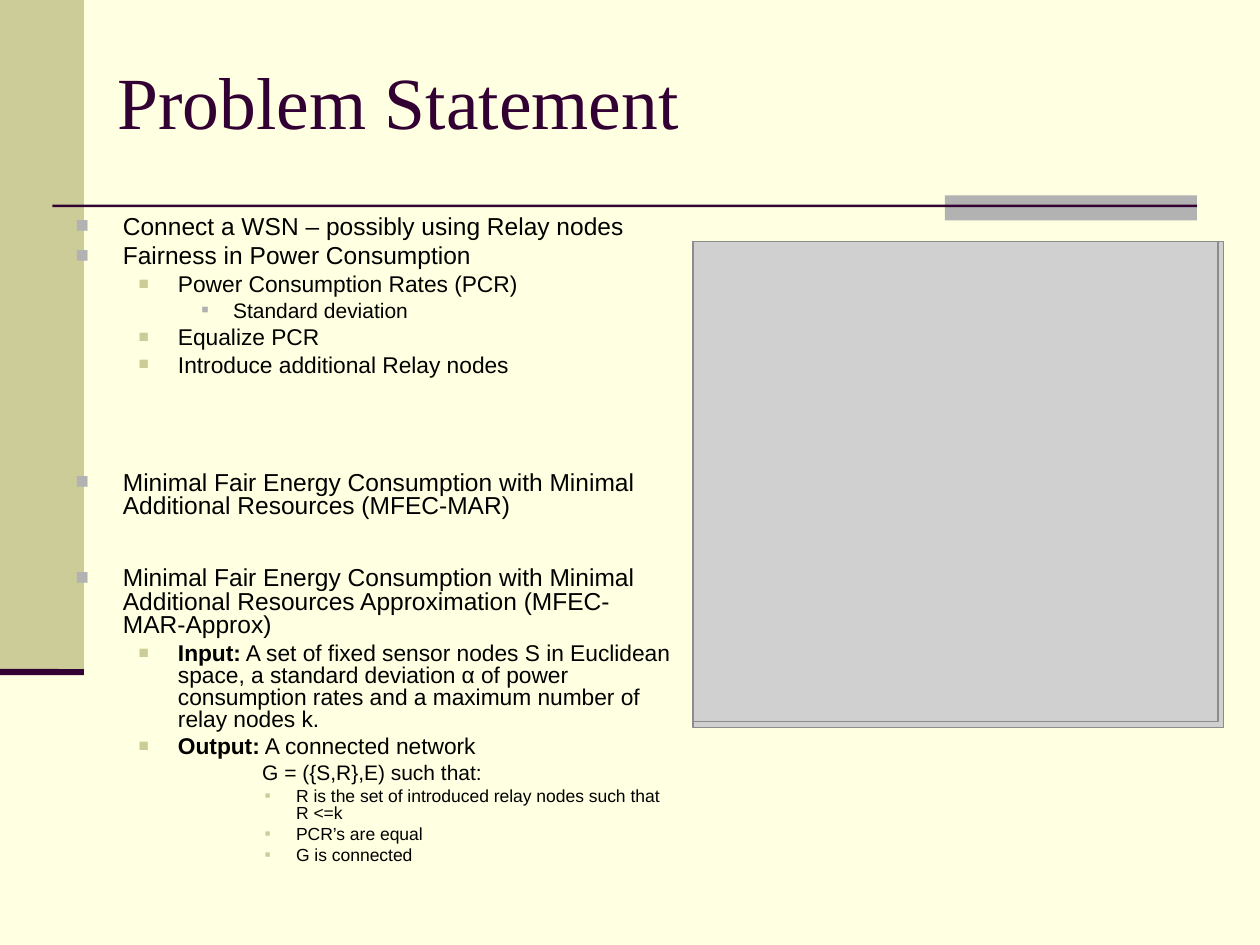
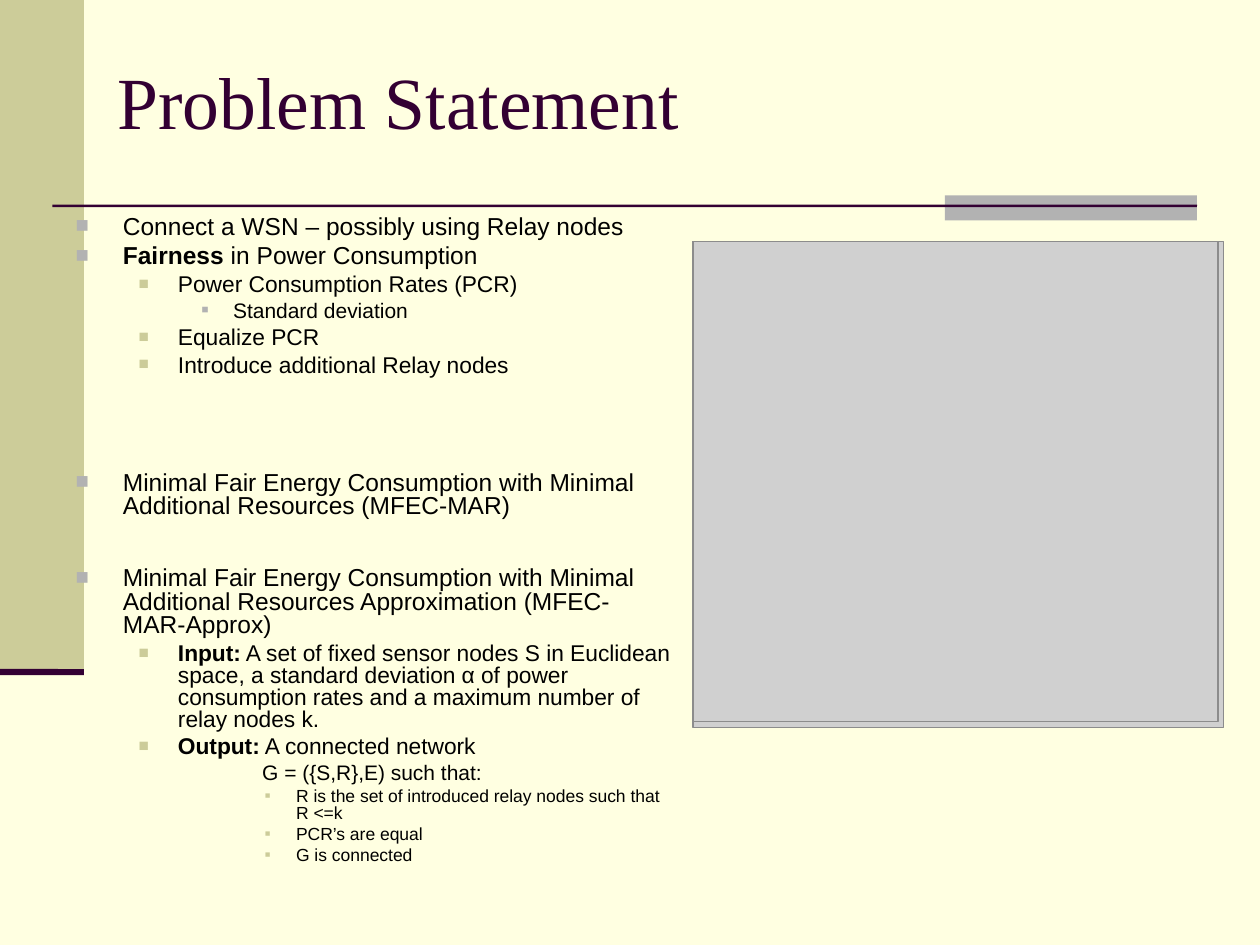
Before and after one commit to feltenberger/cmsc-641-fsmt, a slide deck: slide 6 of Paper/Presentation/Fair, Energy-aware Connectivity in Wireless Sensor Networks.ppt. Drawn at 1260x945 pixels with LibreOffice and Linux fonts; fonts in the diff are those of the drawing; grey boxes stand for pictures. Boxes give left, top, right and bottom in pixels: in the first picture for what was removed or moved away, otherwise in the second. Text is boxed around its words. In the diff, an @@ line names an element or a change of style, - is before the commit and + after.

Commit message:
Changes to PPT

```diff
--- a/Paper/Presentation/Fair, Energy-aware Connectivity in Wireless Sensor Networks.ppt
+++ b/Paper/Presentation/Fair, Energy-aware Connectivity in Wireless Sensor Networks.ppt
@@ text at <box>123,246,478,269</box>: bold on in "Fairness" @@
```
Also in this commit, not shown: 1 slide added, 1 slide removed.
